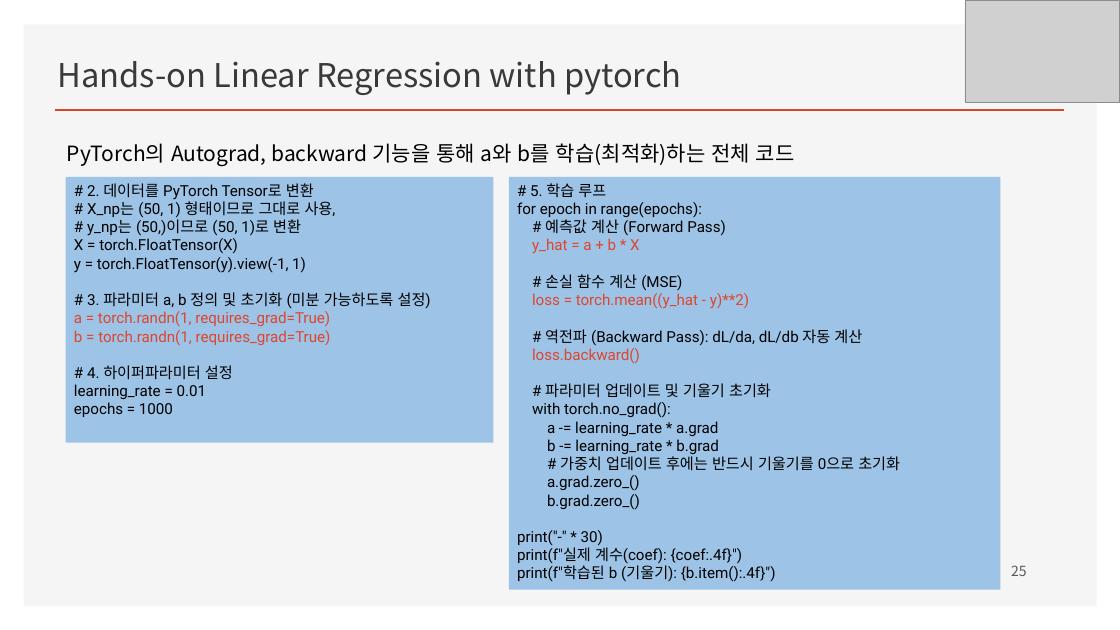
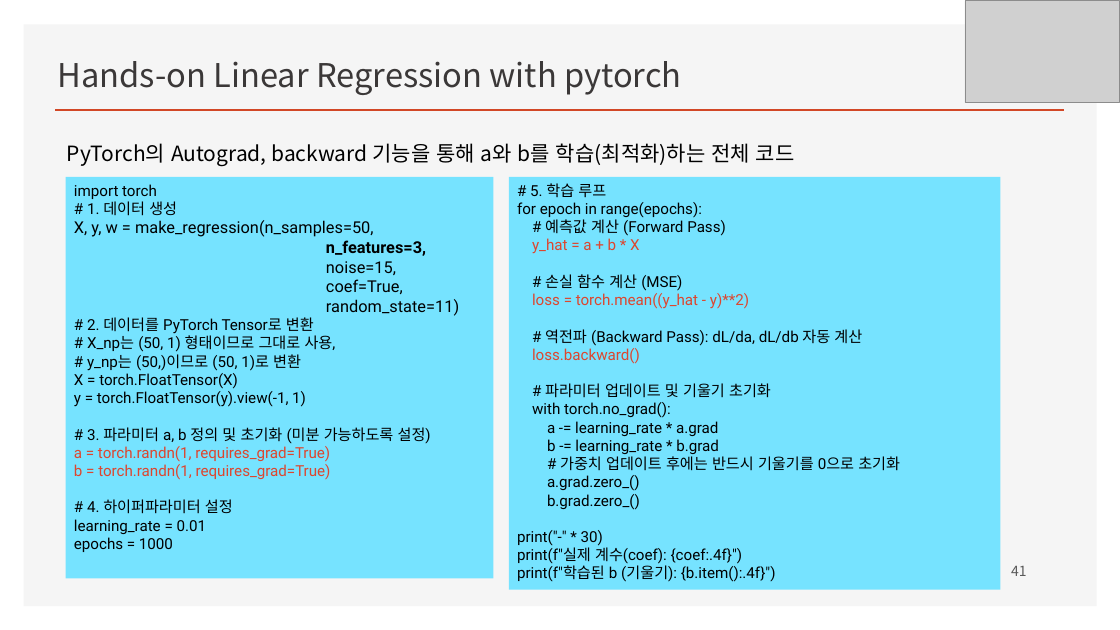
Before and after one commit to ancestor9/mathematics-for-machine-learning, a slide deck: slide 41 of Linear_Algebra/w4_Perceptron_Regression.pptx (slide 25 before the commit). Drawn at 1120x630 pixels with LibreOffice and Linux fonts; fonts in the diff are those of the drawing; grey boxes stand for pictures; background and template pictures are left out. Boxes give left, top, right and bottom in pixels: in the first picture for what was removed or moved away, otherwise in the second. Text is boxed around its words. In the diff, an @@ line names an element or a change of style, - is before the commit and + after.

```diff
--- a/Linear_Algebra/w4_Perceptron_Regression.pptx
+++ b/Linear_Algebra/w4_Perceptron_Regression.pptx
@@ rectangle "import torch" at bbox=[66, 177, 493, 579]: fill #9DC3E6 to #76E3FF @@
@@ rectangle "import torch": place and size @@
-rectangle "import torch" at bbox=[66, 177, 493, 443]
+rectangle "import torch" at bbox=[66, 177, 493, 579]
@@ rectangle "# 5. 학습 루프" at bbox=[509, 177, 1001, 590]: fill #9DC3E6 to #76E3FF @@
@@ text in rectangle at bbox=[74, 184, 459, 316]: paragraphs added @@
+import torch
+# 1. 데이터 생성
+X, y, w = make_regression(n_samples=50,
+n_features=3,
+noise=15,
+coef=True,
+random_state=11)
@@ page number at bbox=[1011, 566, 1027, 576]: text changed @@
-25
+41
```
Also in this commit, not shown: 4 other slides changed, 3 slides added, 3 slides removed.
